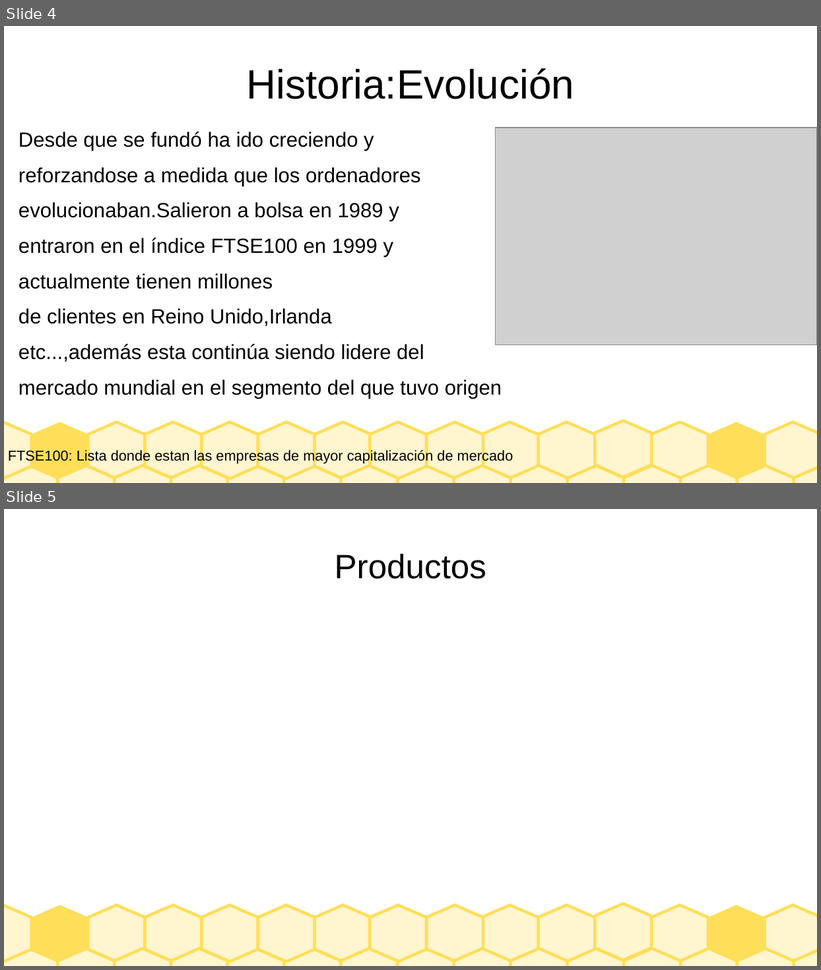
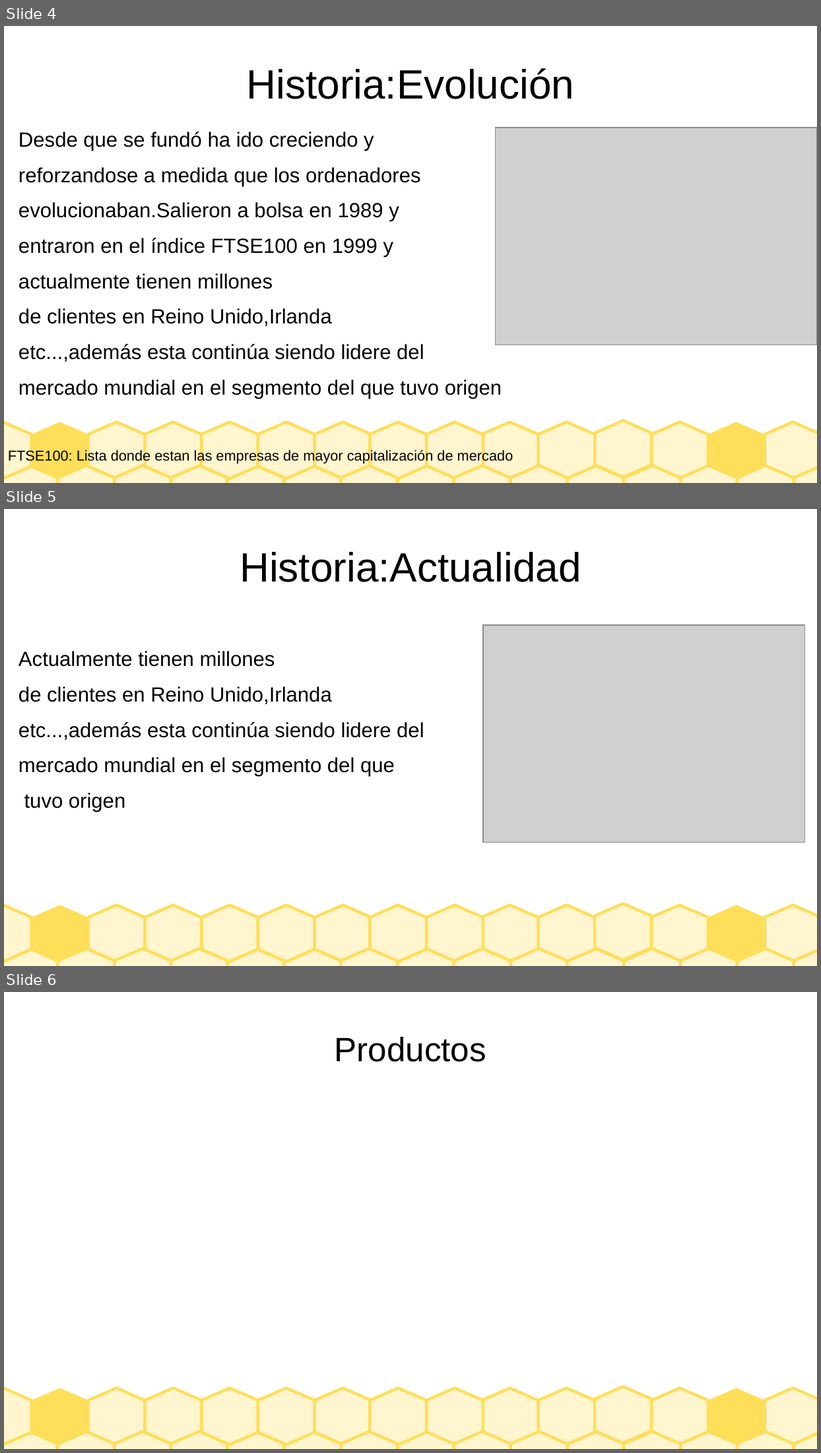
Before and after one commit to Borja-68/asignaturas, a slide deck: sistemas empresa/Presentacion_SAGE.odp. Shown one above the other, each under a label of ours: slides 4 and 5 before the commit, slides 4, 5 and 6 after it. The pictures are 821x970 and 821x1453 pixels, drawn with LibreOffice and Linux fonts; fonts in the diff are those of the drawing; grey boxes stand for pictures. Boxes give left, top, right and bottom in pixels: in the first picture for what was removed or moved away, otherwise in the second. Text is boxed around its words. In the diff, an @@ line names an element or a change of style, - is before the commit and + after.

```diff
--- a/sistemas empresa/Presentacion_SAGE.odp
+++ b/sistemas empresa/Presentacion_SAGE.odp
@@ slide 5 added at (x1=4, y1=509, x2=817, y2=966), background #FFFFFF; not listed: 30 template elements that a slide beside it also shows @@
@@ title added at (x1=240, y1=552, x2=581, y2=582), 40 pt, text #000000 @@
+Historia:Actualidad
@@ picture added at (x1=484, y1=625, x2=805, y2=842) @@
@@ text added at (x1=19, y1=651, x2=424, y2=813), 20 pt, text #000000 @@
+Actualmente tienen millones
+de clientes en Reino Unido,Irlanda
+etc...,además esta continúa siendo lidere del
+mercado mundial en el segmento del que
+tuvo origen
@@ what was slide 5 is now slide 6 @@
```
Also in this commit, not shown: 3 other files.
